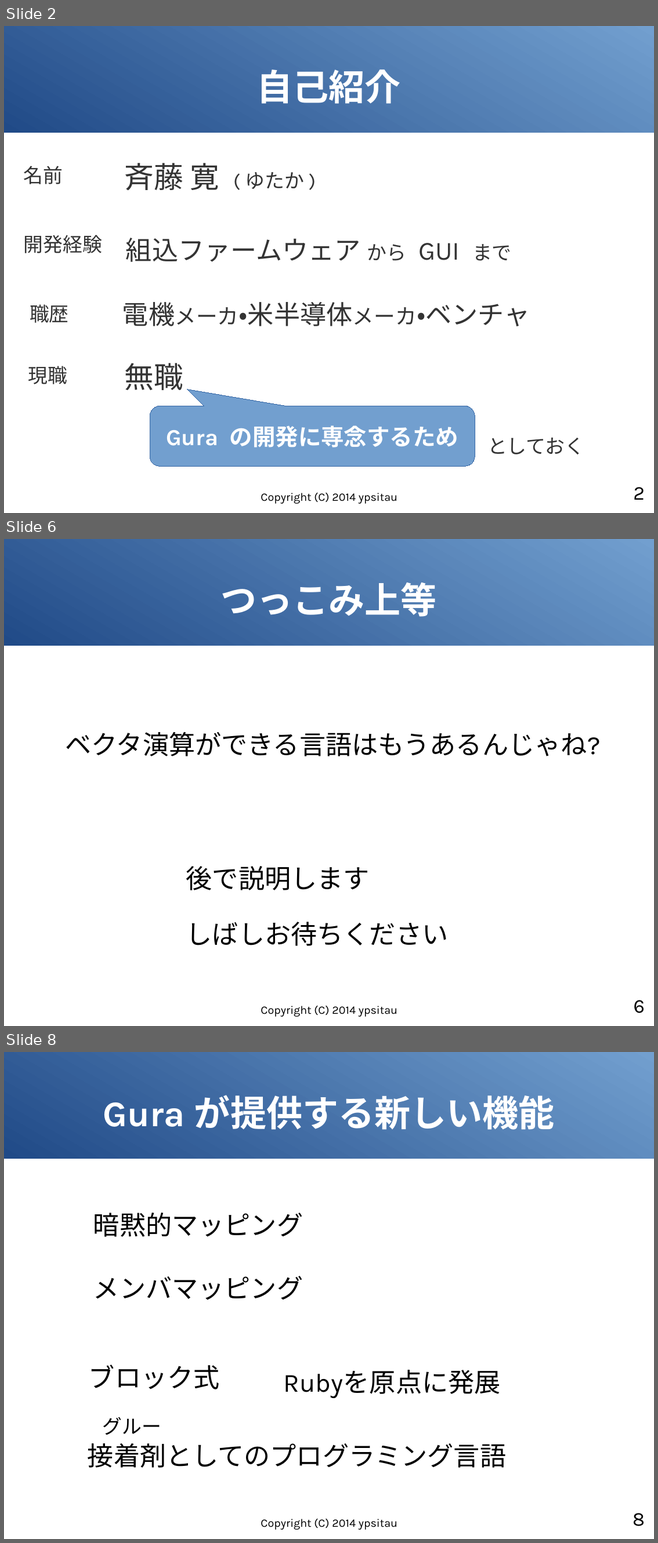
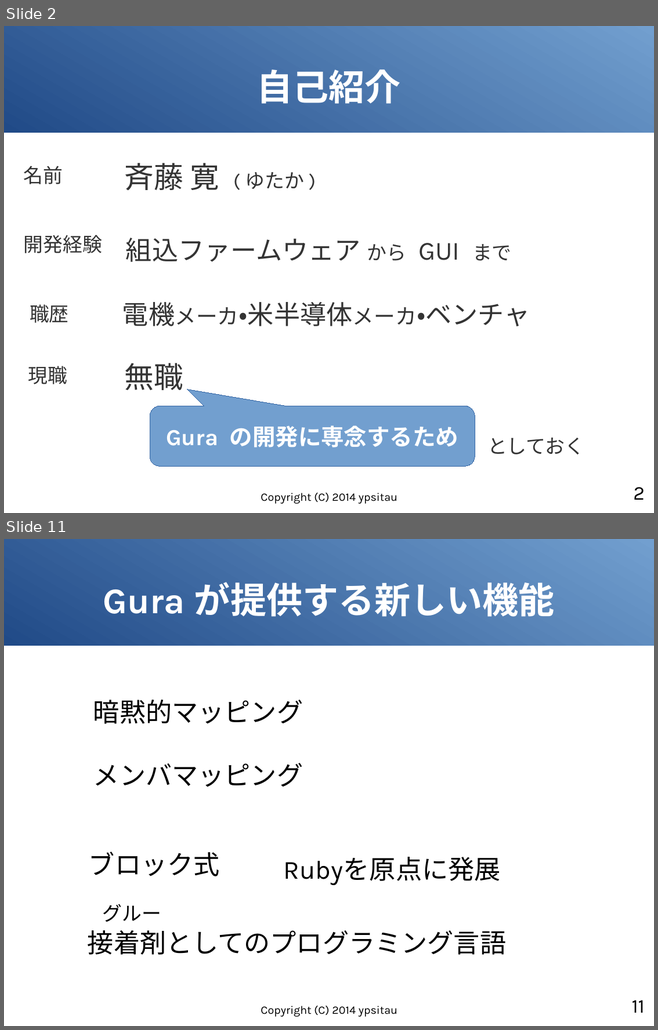
Before and after one commit to gura-lang/gura-doc, a slide deck: presentation/gura-introduction.odp. Shown one above the other, each under a label of ours: slides 2, 6 and 8 before the commit, slides 2 and 11 after it; the slides between them are not shown. The pictures are 658x1543 and 658x1030 pixels, drawn with LibreOffice and Linux fonts; fonts in the diff are those of the drawing. Boxes give left, top, right and bottom in pixels: in the first picture for what was removed or moved away, otherwise in the second. Text is boxed around its words. In the diff, an @@ line names an element or a change of style, - is before the commit and + after.

```diff
--- a/presentation/gura-introduction.odp
+++ b/presentation/gura-introduction.odp
@@ slide 6 removed at <box>4,539,654,1026</box>, background #FFFFFF; not listed: 1 template element that a slide beside it also shows @@
@@ title removed at <box>220,583,436,617</box> @@
-つっこみ上等
@@ text removed at <box>65,732,600,756</box> @@
-ベクタ演算ができる言語はもうあるんじゃね?
@@ text removed at <box>186,866,369,890</box> @@
-後で説明します
@@ text removed at <box>186,922,448,946</box> @@
-しばしお待ちください
@@ text removed at <box>260,1006,397,1017</box> @@
-Copyright (C) 2014 ypsitau
@@ page number removed at <box>633,1000,644,1013</box> @@
-6
@@ what was slide 8 is now slide 11 @@
@@ page number at <box>632,1000,644,1013</box>: text changed @@
-8
+11
```
Also in this commit, not shown: 5 slides changed, 4 slides added.
